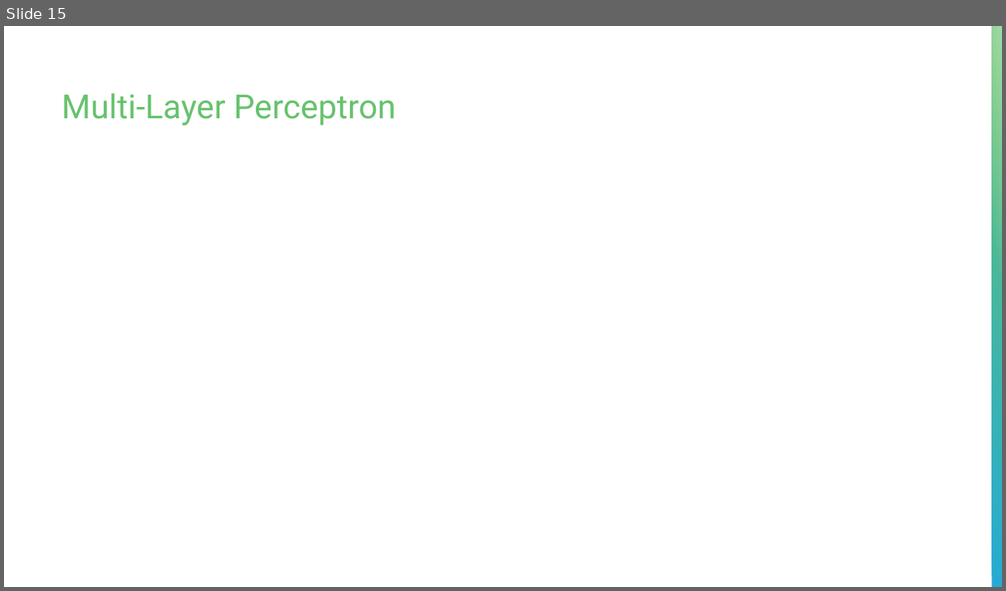
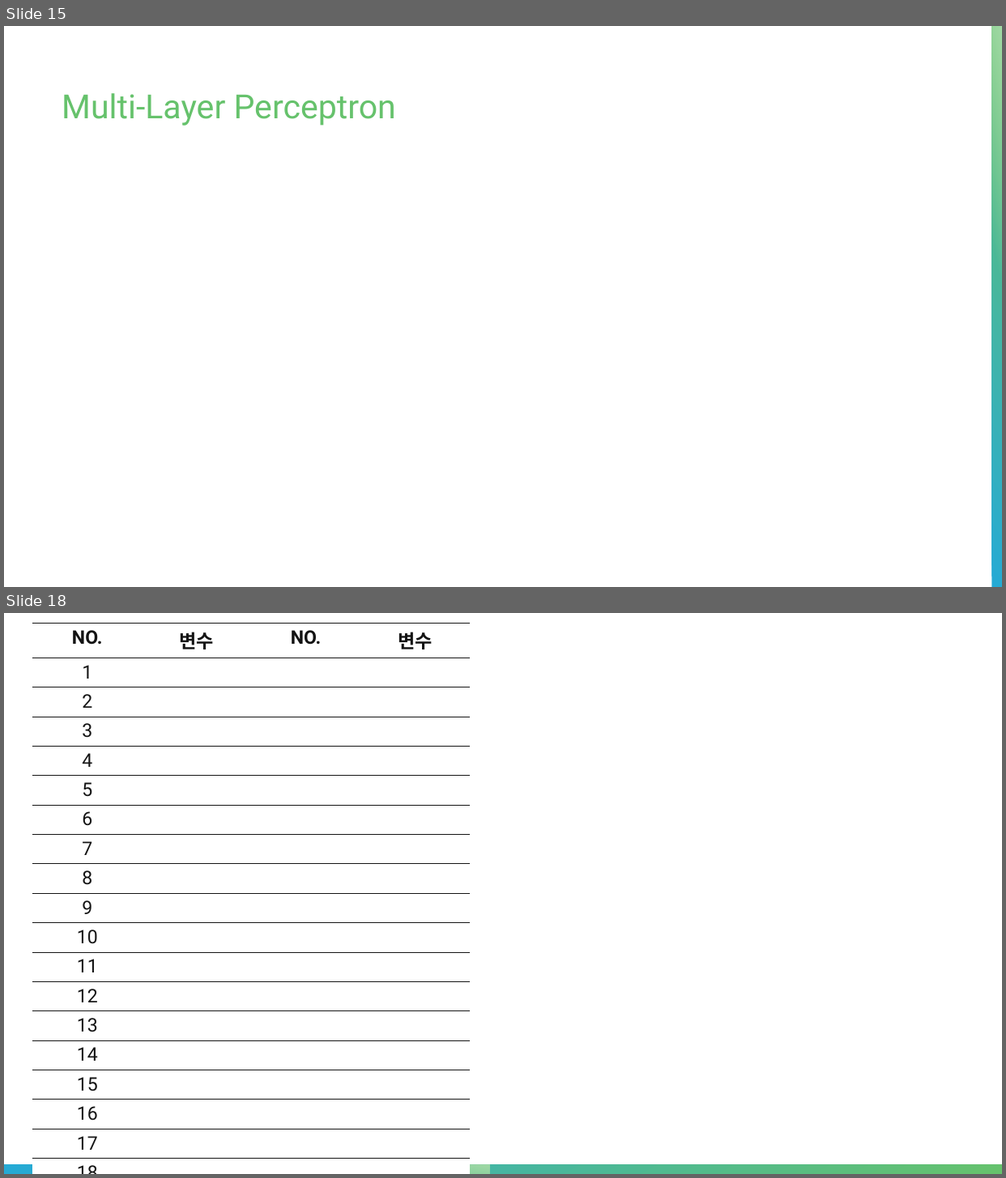
Before and after one commit to MinChanJu/sports_win_rate_analyze, a slide deck: reference/MLP.pptx. Shown one above the other, each under a label of ours: slide 15 before the commit, slides 15 and 18 after it; the slides between them are not shown. The pictures are 1006x591 and 1006x1178 pixels, drawn with LibreOffice and Linux fonts; fonts in the diff are those of the drawing; grey boxes stand for pictures. Boxes give left, top, right and bottom in pixels: in the first picture for what was removed or moved away, otherwise in the second. Text is boxed around its words. In the diff, an @@ line names an element or a change of style, - is before the commit and + after.

```diff
--- a/reference/MLP.pptx
+++ b/reference/MLP.pptx
@@ slide 18 added at <box>4,613,1002,1174</box>, background #FFFFFF @@
@@ table added at <box>32,623,470,1174</box>, 20 rows, 4 columns @@
+NO. | 변수 | NO. | 변수
+1 |  |  | 
+2 |  |  | 
+3 |  |  | 
+4 |  |  | 
+5 |  |  | 
+6 |  |  | 
+7 |  |  | 
+8 |  |  | 
+9 |  |  | 
+10 |  |  | 
+11 |  |  | 
+12 |  |  | 
+13 |  |  | 
+14 |  |  | 
+15 |  |  | 
+16 |  |  | 
+17 |  |  | 
+18 |  |  | 
+ |  |  | 
@@ rectangle added at <box>4,1165,1002,1174</box>, fill gradient #66C26C to #25AAD5 @@
@@ rectangle added at <box>4,1165,488,1174</box>, fill gradient #66C26C to #A3DAA7 @@
```
Also in this commit, not shown: 2 slides changed, 5 other slides added, 3 other files.
